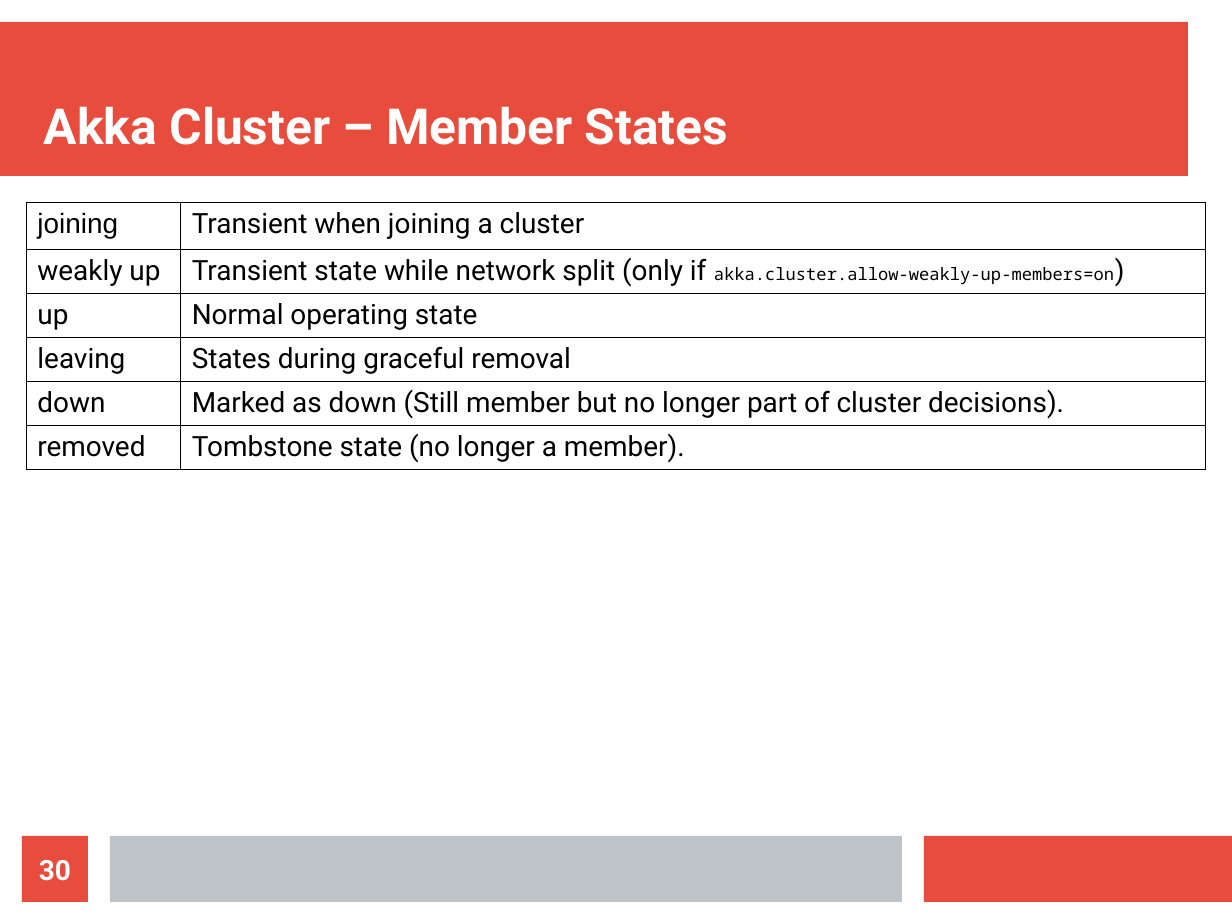
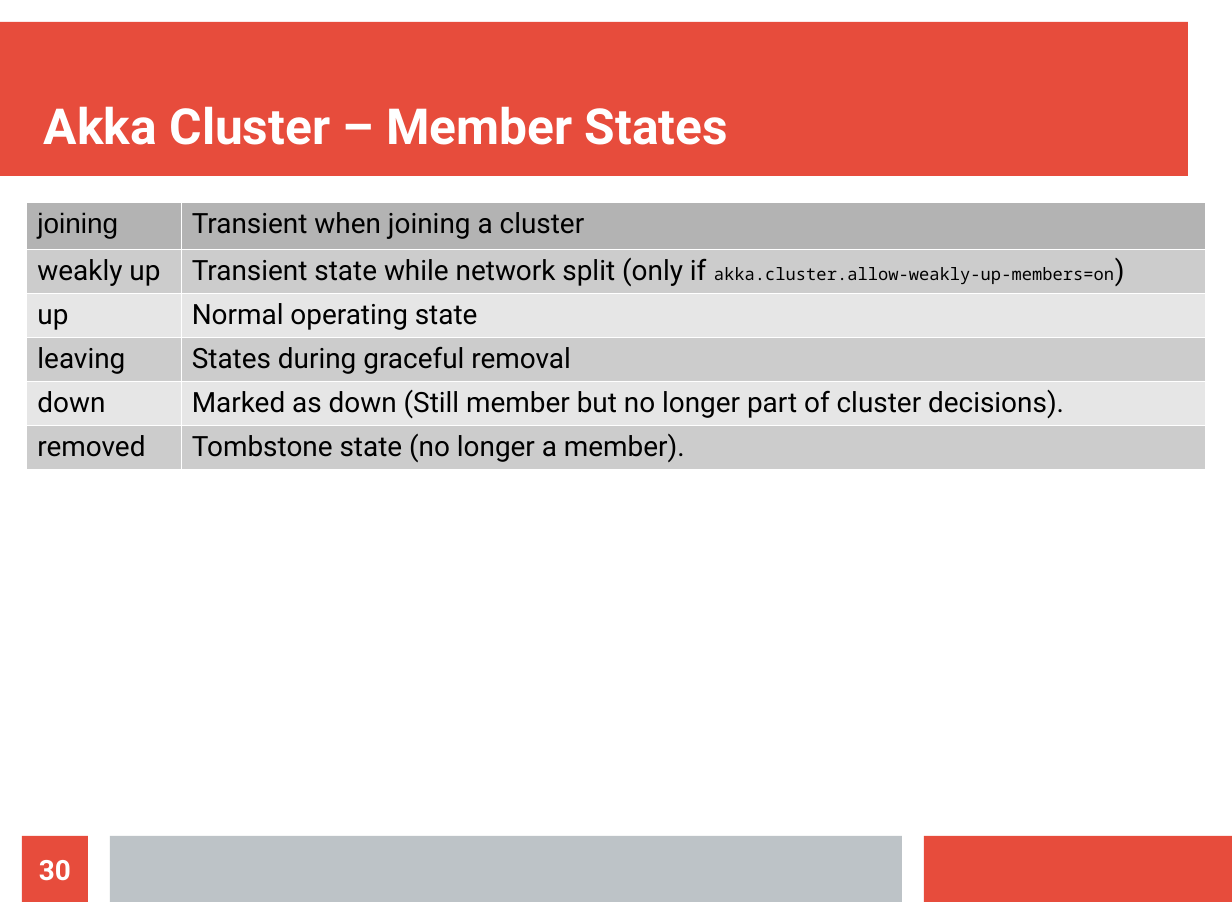
Before and after one commit to bytemania/akka-java-cluster, a slide deck: slide 30 of src/main/resources/res/presentation.odp. Drawn at 1232x924 pixels with LibreOffice and Linux fonts; fonts in the diff are those of the drawing. Boxes give left, top, right and bottom in pixels: in the first picture for what was removed or moved away, otherwise in the second. Text is boxed around its words. In the diff, an @@ line names an element or a change of style, - is before the commit and + after.

```diff
--- a/src/main/resources/res/presentation.odp
+++ b/src/main/resources/res/presentation.odp
@@ table at box(27, 202, 1206, 466) @@
@@ fill none to #B3B3B3 in row 1 @@
@@ fill none to #CCCCCC in 6 cells @@
@@ fill none to #E6E6E6 in 4 cells @@
@@ borders changed @@
```
Also in this commit, not shown: 6 other slides changed, 1 slide added, 1 slide removed, 6 other files.
